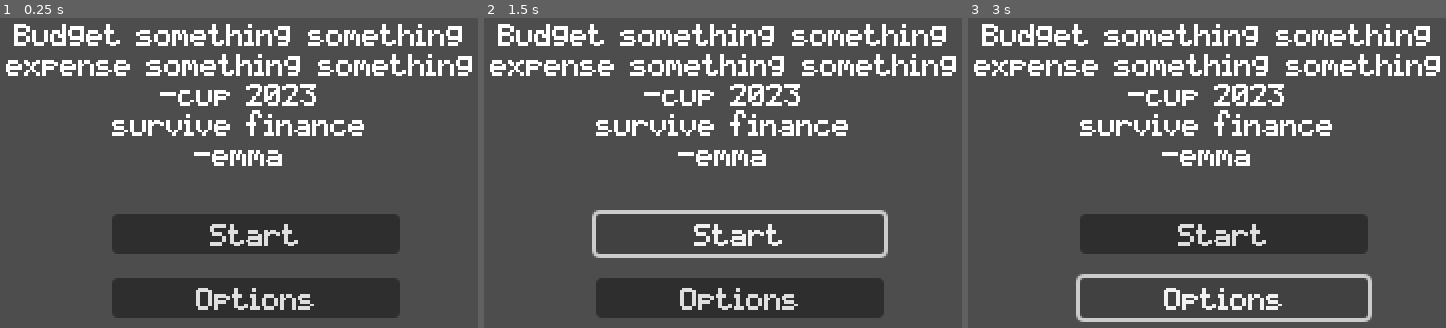
Above: before the commit, frames 1-3 (left to right).
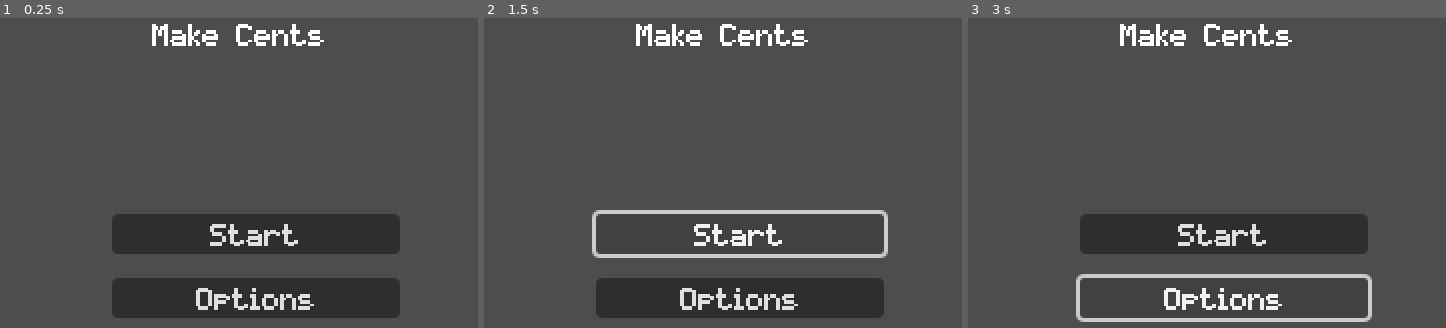
Above: after the commit, the same moments.

Repository: axu-1/Technica-2023-Godot-Project
Game: Godot game, scene res://Menus/main_menu.tscn
The game is run twice, just before and just after one commit, with the same random seed, the same clock (stepped at 60 frames per second) and the same inputs. This scene is started directly instead of the project's main scene.
Inputs:
- Up to frame 1 (0.25 s): no input
- Up to frame 2 (1.5 s): click "Start" at 0.5 s; click "Start" at 1.25 s
- Up to frame 3 (3 s): click "Start" at 2 s; click "Options" at 2.75 s

The runs differ from the first frame. In frame 1, 7.9% of the frame differs, in the area x 1-99%, y 1-48%; in frame 2, 7.9%; in frame 3, 7.9%.

Commit message:
Added basic expense events
Events can either be fixed (rent) or variable (food) expenses. Variable expenses are dependent on what the user chooses.

Diff:
--- /dev/null
+++ b/Events/event_displayer.gd
@@ -0,0 +1,27 @@
+extends Node
+
+@export var rent: Resource
+
+enum event_type_enum {RENT, FOOD, TRANSIT, UTILITIES, INSURANCE, LEISURE, SAVINGS}
+var event_type
+var title: String
+var description: String
+var cost: int
+
+# Called when the node enters the scene tree for the first time.
+func _ready():
+	pass # Replace with function body.
+
+
+# Called every frame. 'delta' is the elapsed time since the previous frame.
+func _process(delta):
+	if event_type == event_type_enum.RENT:
+		title = rent.title
+		description = rent.description
+		cost = rent.cost
+
+	$Title.set_text(title)
+	$Description.set_text(description)
+	Game.total_money -= cost
+	if Game.total_money < 0:
+		Game.emit_signal(Game.player_died)
--- a/Events/event_displayer.tscn
+++ b/Events/event_displayer.tscn
@@ -1,3 +1,32 @@
-[gd_scene format=3 uid="uid://c5tmg7pv47da6"]
+[gd_scene load_steps=3 format=3 uid="uid://c5tmg7pv47da6"]
+
+[ext_resource type="Script" path="res://Events/event_displayer.gd" id="1_yt2bm"]
+[ext_resource type="Resource" uid="uid://ciajgvgirgoas" path="res://Events/rent.tres" id="2_epbke"]
 
 [node name="event_displayer" type="Node2D"]
+script = ExtResource("1_yt2bm")
+rent = ExtResource("2_epbke")
+
+[node name="Title" type="Label" parent="."]
+offset_left = 132.0
+offset_top = 12.0
+offset_right = 186.0
+offset_bottom = 34.0
+theme_override_font_sizes/font_size = 18
+metadata/_edit_use_anchors_ = true
+
+[node name="Description" type="Label" parent="."]
+offset_left = 43.0
+offset_top = 42.0
+offset_right = 312.0
+offset_bottom = 82.0
+autowrap_mode = 3
+metadata/_edit_use_anchors_ = true
+
+[node name="Button" type="Button" parent="."]
+offset_left = 102.0
+offset_top = 125.0
+offset_right = 224.0
+offset_bottom = 147.0
+text = "Continue"
+metadata/_edit_use_anchors_ = true
--- /dev/null
+++ b/Events/event_option.gd
@@ -0,0 +1,37 @@
+extends Node
+
+@export var food: Resource
+
+enum event_type_enum {RENT, FOOD, TRANSIT, UTILITIES, INSURANCE, LEISURE, SAVINGS}
+var event_type
+var title: String
+var description: String
+var cost: int
+var cost1: int
+var cost2: int
+
+# Called when the node enters the scene tree for the first time.
+func _ready():
+	pass # Replace with function body.
+
+
+# Called every frame. 'delta' is the elapsed time since the previous frame.
+func _process(delta):
+	if event_type == event_type_enum.FOOD:
+		title = food.title
+		description = food.description
+		cost1 = food.cost1
+		cost2 = food.cost2
+
+	$Title.set_text(title)
+	$Description.set_text(description)
+	if Game.total_money < 0:
+		Game.emit_signal(Game.player_died)
+
+func _on_option_1_pressed():
+	cost = cost1
+	Game.total_money -= cost1
+
+func _on_option_2_pressed():
+	cost = cost2
+	Game.total_money -= cost2
--- /dev/null
+++ b/Events/event_option.tscn
@@ -0,0 +1,33 @@
+[gd_scene load_steps=2 format=3 uid="uid://dw2amx6egqxes"]
+
+[ext_resource type="Script" path="res://Events/event_option.gd" id="1_561w0"]
+
+[node name="event_option" type="Node2D"]
+script = ExtResource("1_561w0")
+
+[node name="Title" type="Label" parent="."]
+offset_left = 127.0
+offset_top = 17.0
+offset_right = 167.0
+offset_bottom = 29.0
+
+[node name="Description" type="Label" parent="."]
+offset_left = 67.0
+offset_top = 65.0
+offset_right = 272.0
+offset_bottom = 95.0
+autowrap_mode = 3
+
+[node name="Option1" type="Button" parent="."]
+offset_left = 70.0
+offset_top = 135.0
+offset_right = 134.0
+offset_bottom = 155.0
+text = "Option 1"
+
+[node name="Option2" type="Button" parent="Option1"]
+offset_left = 123.0
+offset_top = -1.0
+offset_right = 187.0
+offset_bottom = 19.0
+text = "Option 2"
--- /dev/null
+++ b/Events/food.gd
@@ -0,0 +1,14 @@
+extends Resource
+
+
+@export var title: String
+@export var description: String
+@export var cost1: int
+@export var cost2: int
+
+func _init(title = "", description = "", cost1 = 0, cost2 = 0):
+	title = "Food"
+	description = "Time to eat! Do you want to cook food at home or get takeout this month? Cooking food at home costs $100
+		and getting takeout costs $200"
+	cost1 = 100
+	cost2 = 200
--- /dev/null
+++ b/Events/food.tres
@@ -0,0 +1,3 @@
+[gd_resource type="Resource" format=3 uid="uid://csljas4fc0jqa"]
+
+[resource]
--- /dev/null
+++ b/Events/rent.gd
@@ -0,0 +1,11 @@
+extends Resource
+
+
+@export var title: String
+@export var description: String
+@export var cost: int
+
+func _init(title = "", description = "", cost = 0):
+	title = "Rent"
+	description = "Knock knock! Rent for your apartment is due! You pay $200"
+	cost = 200
--- /dev/null
+++ b/Events/rent.tres
@@ -0,0 +1,9 @@
+[gd_resource type="Resource" load_steps=2 format=3 uid="uid://ciajgvgirgoas"]
+
+[ext_resource type="Script" path="res://Events/rent.gd" id="1_8xu8v"]
+
+[resource]
+script = ExtResource("1_8xu8v")
+title = ""
+description = ""
+cost = 0
--- a/Menus/main_menu.tscn
+++ b/Menus/main_menu.tscn
@@ -40,11 +40,7 @@
 offset_bottom = 16.0
 grow_horizontal = 2
 grow_vertical = 2
-text = "Budget something something expense something something
--cup 2023
-survive finance
--emma
-"
+text = "Make Cents"
 horizontal_alignment = 1
 autowrap_mode = 2
 
